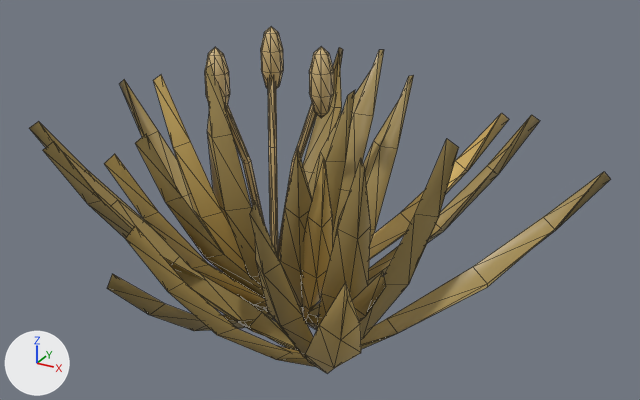
Renders of the glTF model assets/generated/grass_tuft_autumn.glb from each side of a commit.
Both versions are drawn from a camera (50 mm lens) standing at (1.068, -1.913, 1.434) and looking at (0.004, 0.02, 0.467). Lighting does not change. The marker at lower left points along +X, +Y and +Z. The first picture is the older version. Mesh edges are drawn as thin lines. Vertices at exactly the same position are counted once.

In view in the first picture: 'grass_tuft_autumn'.
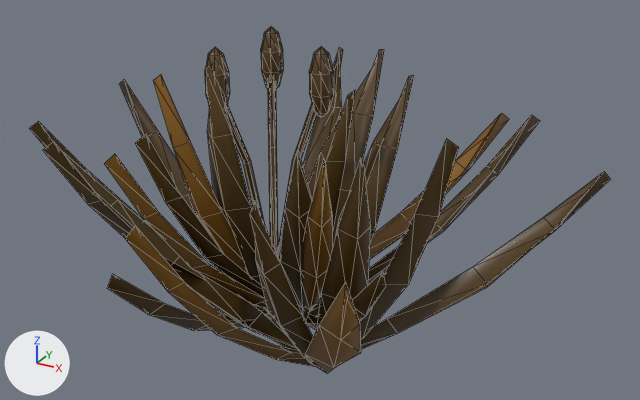
Location of each change, [x1, y1, x2, y2] in pixels of the pictures (640 x 400 px):
'grass_tuft_autumn', surface changed
    both: [29, 27, 610, 373]

The change in detail:
Picture 'GrassBlade_autumn_Grass_|_seed_heads' (img_grassblade_autumn_grass___seed_heads) is new.
Picture 'GrassBlade_autumn_Grass_|_deep_blades' (img_grassblade_autumn_grass___deep_blades) is new.
Picture 'GrassBlade_autumn_Grass_|_sunlit_blades' (img_grassblade_autumn_grass___sunlit_blades) is new.
In material 'Grass | sunlit blades | autumn' (mat_grass___sunlit_blades___autumn), base_color is no longer (0.68, 0.47, 0.14), yellow #d7b669.
In material 'Grass | sunlit blades | autumn' (mat_grass___sunlit_blades___autumn), texture is now set to img_grassblade_autumn_grass___sunlit_blades.
In material 'Grass | deep blades | autumn' (mat_grass___deep_blades___autumn), base_color is no longer (0.4, 0.29, 0.1), yellow #aa9359.
In material 'Grass | deep blades | autumn' (mat_grass___deep_blades___autumn), texture is now set to img_grassblade_autumn_grass___deep_blades.
In material 'Grass | seed heads | autumn' (mat_grass___seed_heads___autumn), base_color is no longer (0.62, 0.45, 0.2), brown #ceb37c.
In material 'Grass | seed heads | autumn' (mat_grass___seed_heads___autumn), texture is now set to img_grassblade_autumn_grass___seed_heads.
me_grass_blade_mesh_026 has 480 vertices, 624 faces and spans x -0.87..0.68, y -0.7..0.6, z 0.0..0.87.
me_grass_blade_mesh_026 is used by ob_grass_tuft_autumn; location (0.0, 0.0, 0.0).
me_grass_blade_mesh_026 part 1: 624 kept faces spanning x -0.87..0.68, y -0.7..0.6, z 0.0..0.87 get new texture (UV) coordinates.
